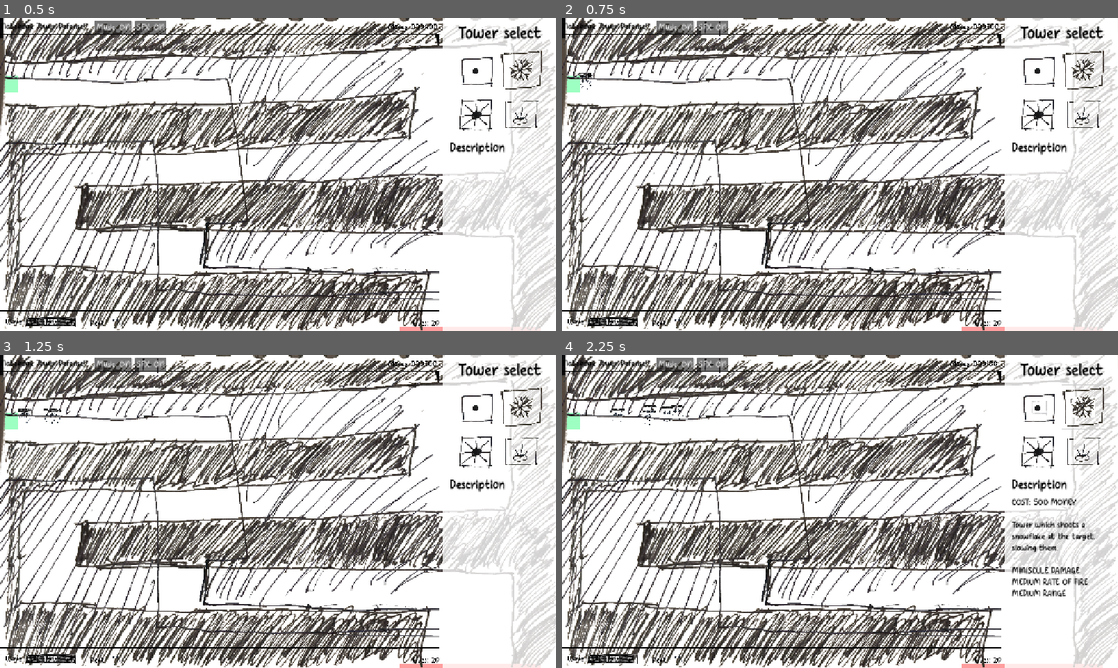
Above: before the commit, frames 1-4 (two rows, left to right).
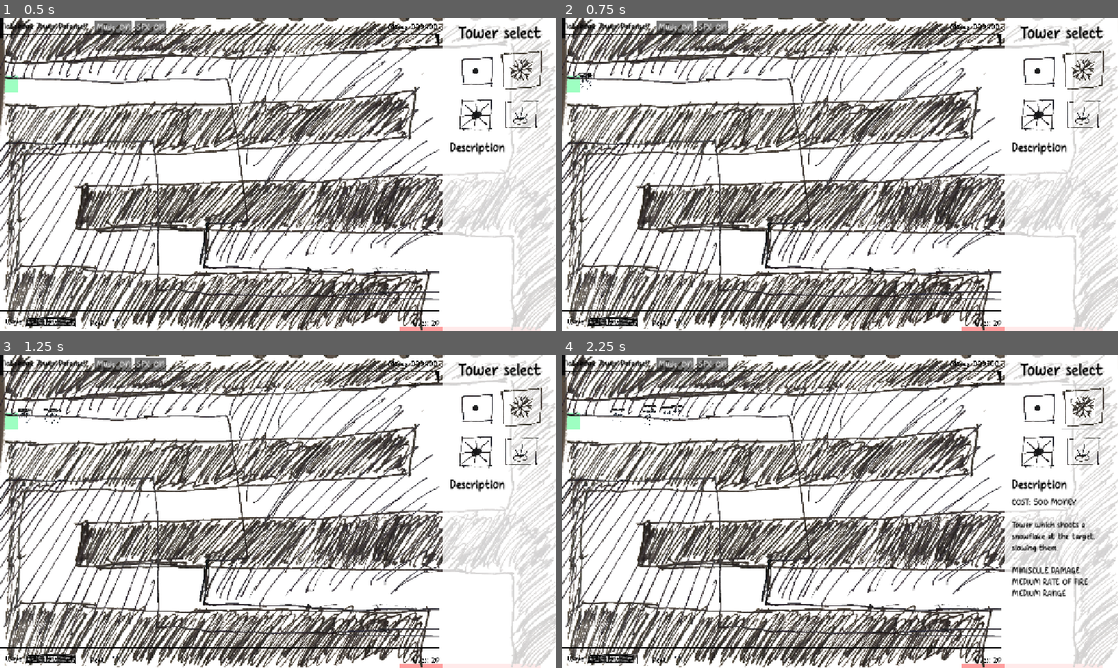
Above: after the commit, the same moments.

Repository: OzuYatamutsu/notebook-tower-defense
Game: Godot game, scene res://levels/level_cools.tscn
The game is run twice, just before and just after one commit, with the same random seed, the same clock (stepped at 60 frames per second) and the same inputs. This scene is started directly instead of the project's main scene.
Inputs (mouse positions are in pixels of both pictures, inside the frame that each line leads up to):
- Up to frame 1 (0.5 s): no input
- Up to frame 2 (0.75 s): click "SFX: ON" at 0.5 s
- Up to frame 3 (1.25 s): no input
- Up to frame 4 (2.25 s): click (1040, 408) at 1.25 s; click (1084, 408) at 2 s

Frame 1 is identical in both runs. In frame 2, 0.1% of the frame differs, in the area x 25-79%, y 0-7%; in frame 3, 0.1%; in frame 4, 0.2%, in the area x 25-88%, y 0-20%.

Commit message:
Fix spawning towers over button

Diff:
--- a/components/tower_placement_shadow.gd
+++ b/components/tower_placement_shadow.gd
@@ -32,6 +32,9 @@
     ):
         return
 
+    if !IsActive:
+        return
+
     # We should create the tower at the current location,
     # then deactivate the shadow.
     spawn()
